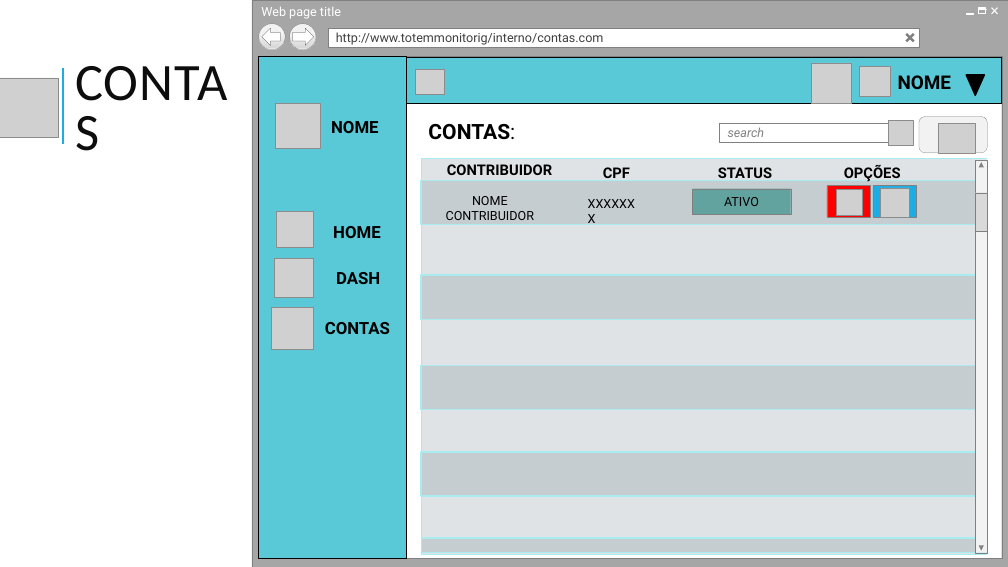
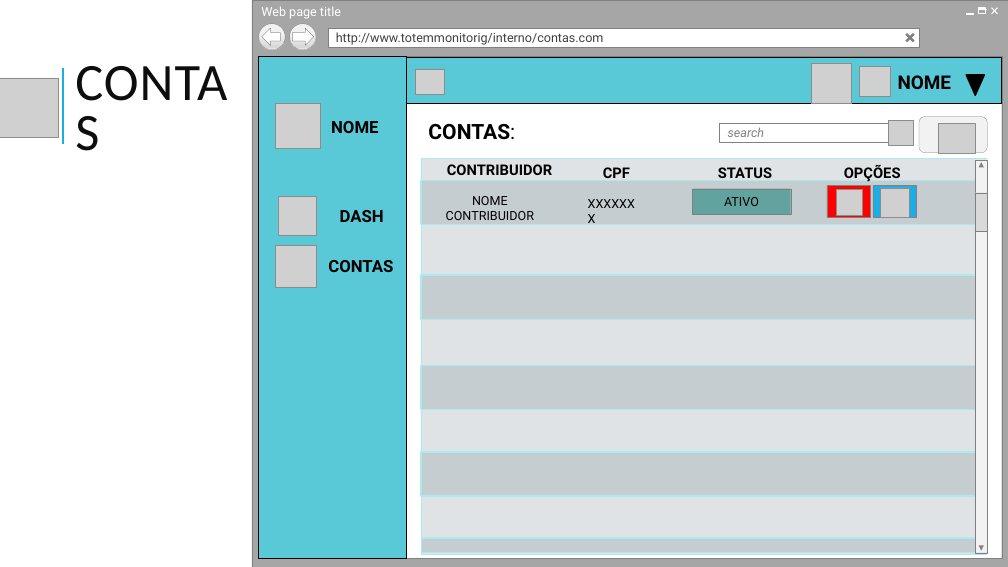
Before and after one commit to BandTec/Totem-Monitoring, a slide deck: slide 17 of documentacao/powerPoint/totem_MonitoringSprint3.pptx (slide 16 before the commit). Drawn at 1008x567 pixels with LibreOffice and Linux fonts; fonts in the diff are those of the drawing; grey boxes stand for pictures; background and template pictures are left out. Boxes give left, top, right and bottom in pixels: in the first picture for what was removed or moved away, otherwise in the second. Text is boxed around its words. In the diff, an @@ line names an element or a change of style, - is before the commit and + after.

```diff
--- a/documentacao/powerPoint/totem_MonitoringSprint3.pptx
+++ b/documentacao/powerPoint/totem_MonitoringSprint3.pptx
@@ picture removed at bbox=[276, 211, 313, 248] @@
@@ text removed at bbox=[333, 226, 380, 238] @@
-HOME
@@ 2 pictures, 2 texts: place and size @@
-2 pictures, 2 texts at bbox=[272, 258, 390, 349]
+2 pictures, 2 texts at bbox=[275, 196, 393, 287]
```
Also in this commit, not shown: 4 other slides changed, 2 slides added, 1 slide removed, 1 other file.
